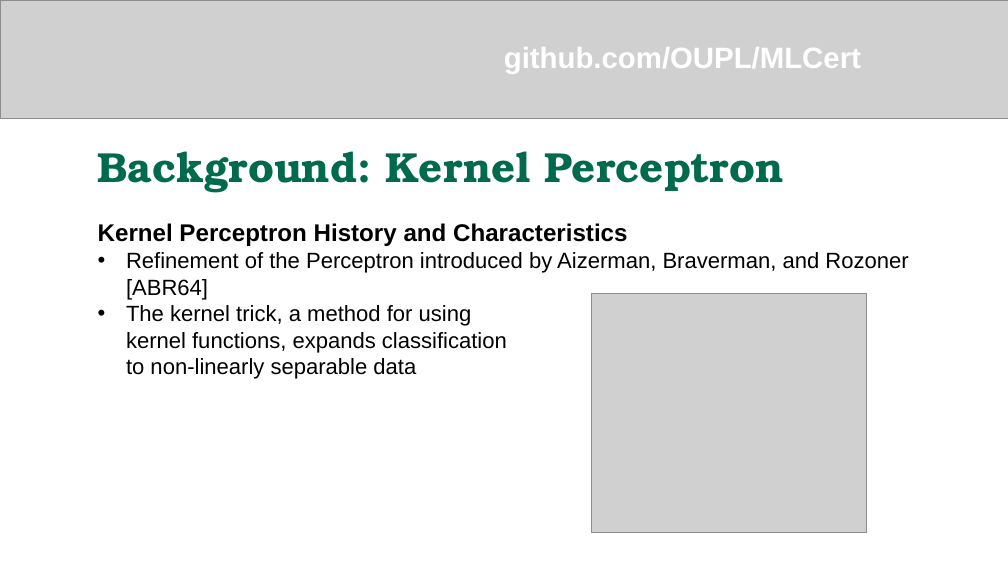
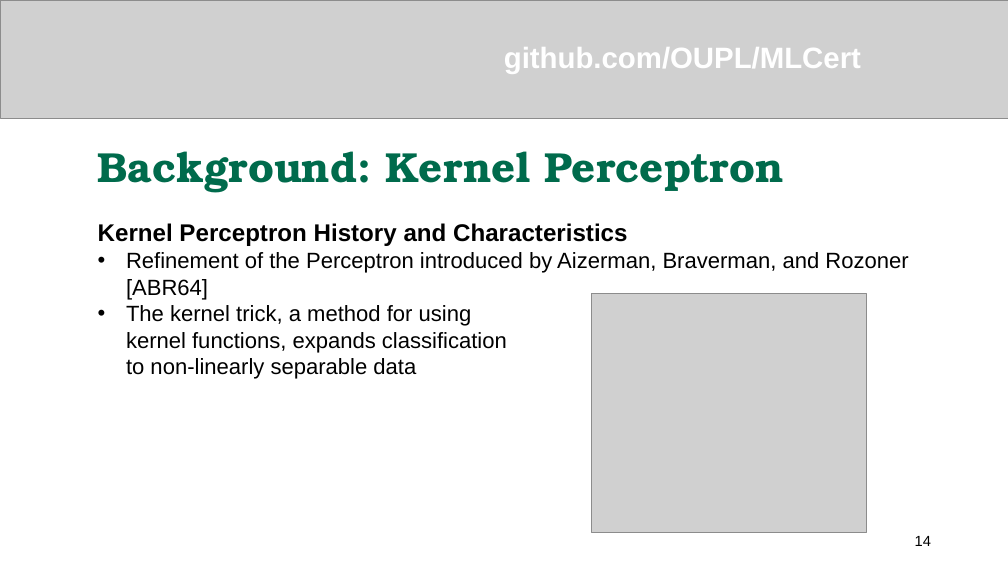
Before and after one commit to robinjanette/kpthesis, a slide deck: slide 14 of DefenseSlides.pptx (slide 11 before the commit). Drawn at 1008x567 pixels with LibreOffice and Linux fonts; fonts in the diff are those of the drawing; grey boxes stand for pictures. Boxes give left, top, right and bottom in pixels: in the first picture for what was removed or moved away, otherwise in the second. Text is boxed around its words. In the diff, an @@ line names an element or a change of style, - is before the commit and + after.

```diff
--- a/DefenseSlides.pptx
+++ b/DefenseSlides.pptx
@@ page number added at <box>915,536,931,546</box>, 14 pt, text #000000 @@
+14
```
Also in this commit, not shown: 36 other slides changed, 3 slides added.
